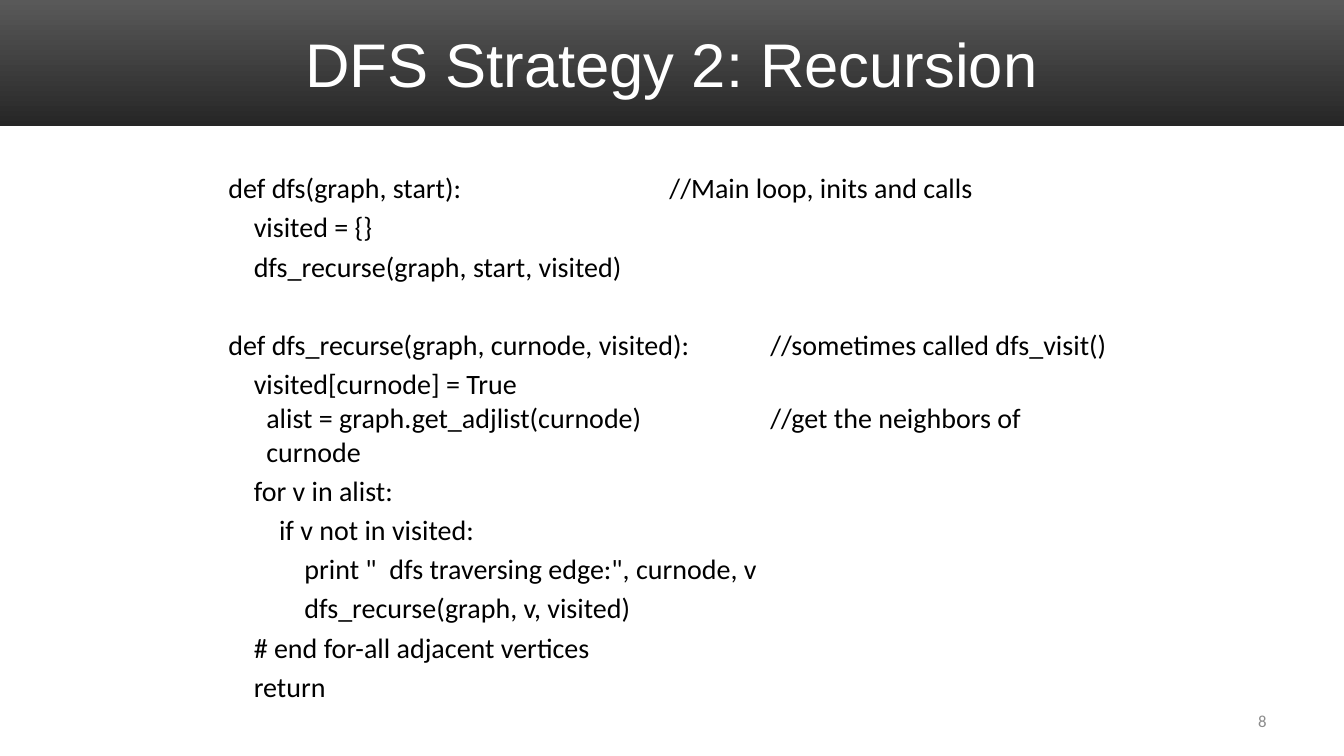
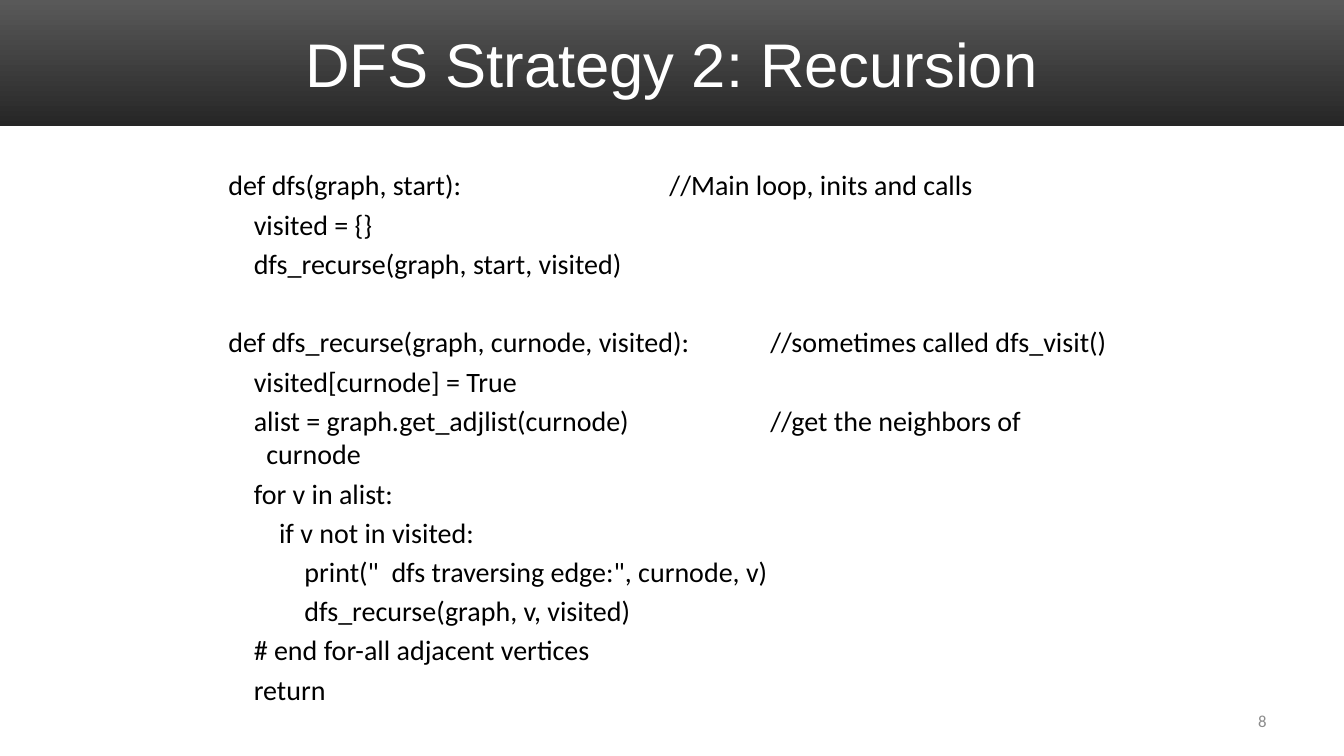
Before and after one commit to uva-cs/cs4102-f21, a slide deck: slide 8 of slides/graphs-dfs-f21.pptx. Drawn at 1344x756 pixels with LibreOffice and Linux fonts; fonts in the diff are those of the drawing. Boxes give left, top, right and bottom in pixels: in the first picture for what was removed or moved away, otherwise in the second. Text is boxed around its words. In the diff, an @@ line names an element or a change of style, - is before the commit and + after.

Commit message:
tweaks to DFS slides

```diff
--- a/slides/graphs-dfs-f21.pptx
+++ b/slides/graphs-dfs-f21.pptx
@@ text at (254, 371, 1020, 465): text changed @@
-visited[curnode] = True
-alist = graph.get_adjlist(curnode) //get the neighbors of curnode
+visited[curnode] = True
+alist = graph.get_adjlist(curnode) //get the neighbors of curnode
@@ text at (304, 561, 767, 587): text changed @@
-print " dfs traversing edge:", curnode, v
+print(" dfs traversing edge:", curnode, v)
```
Also in this commit, not shown: 7 other slides changed, 3 other files.
